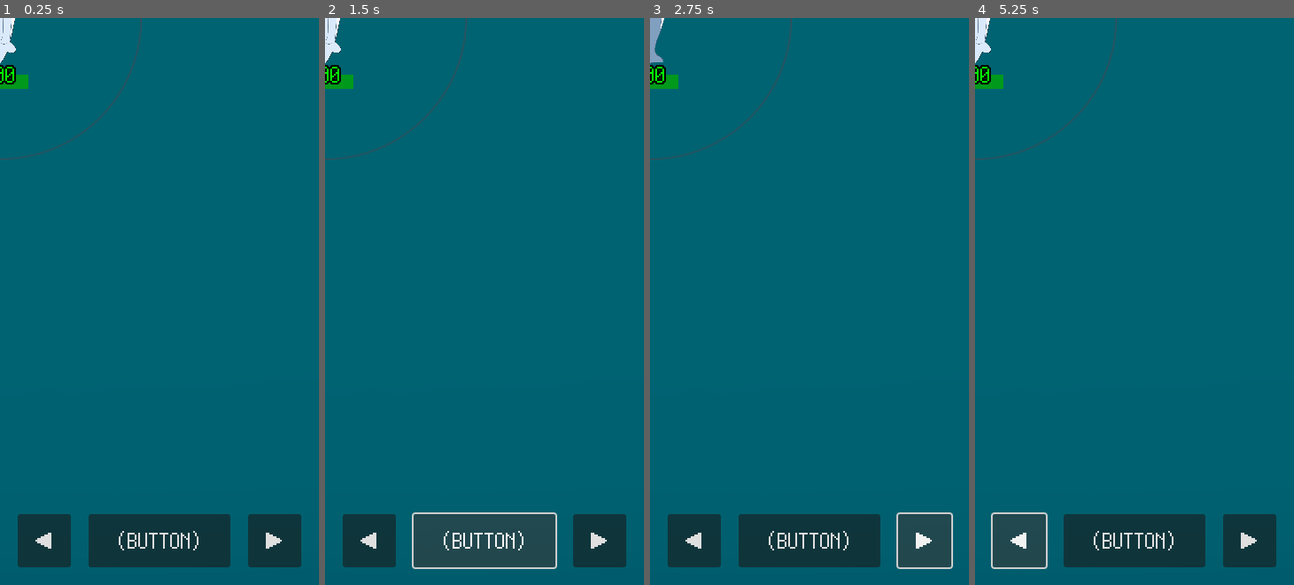
Above: before the commit, frames 1-4 (left to right).
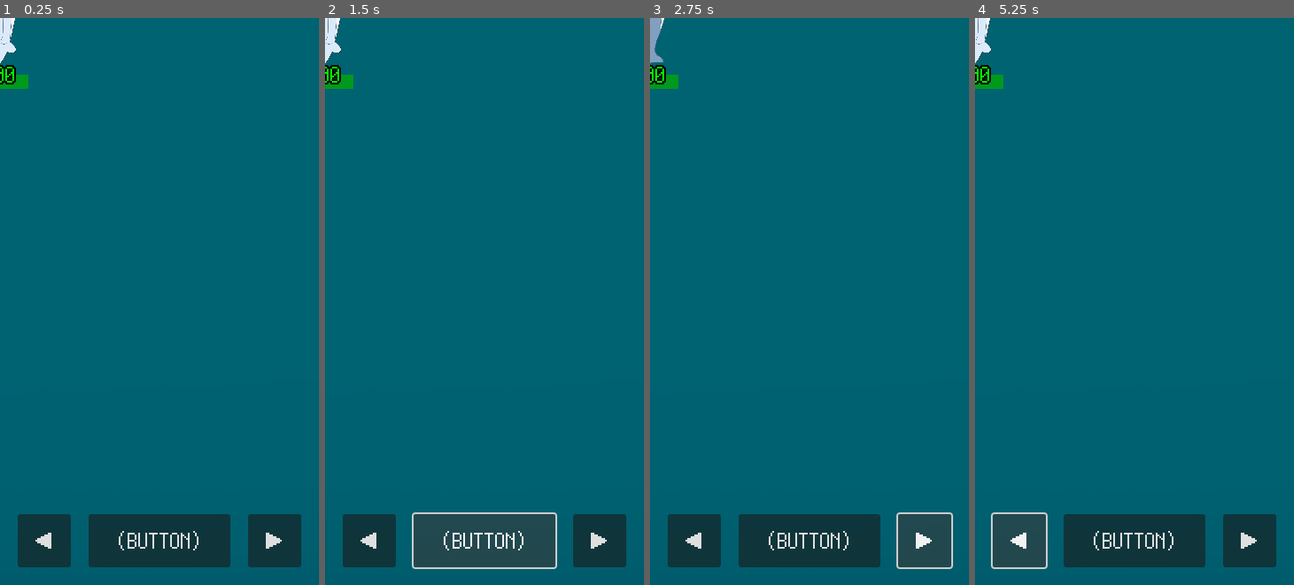
Above: after the commit, the same moments.

Repository: kamikoloss/sharking
Game: Godot game, scene res://scenes/debug.tscn
Two runs of this game, one before a commit and one after it. Both use one fixed random seed, a clock stepped at 60 frames per second and the inputs below. This scene is started directly instead of the project's main scene.
Inputs:
- Up to frame 1 (0.25 s): no input
- Up to frame 2 (1.5 s): click "◀" at 0.5 s; click "(BUTTON)" at 1.25 s
- Up to frame 3 (2.75 s): click "▶" at 2 s
- Up to frame 4 (5.25 s): click "◀" at 2.75 s; click "(BUTTON)" at 3.5 s; click "▶" at 4.25 s; click "◀" at 5 s

The runs differ from the first frame. In frame 1, 0.2% of the frame differs, in the area x 0-45%, y 0-25%; in frame 2, 0.2%; in frame 3, 0.2%; in frame 4, 0.2%.

Commit message:
Hero のスポーン位置をランダムにした

Diff:
--- a/scenes/client.tscn
+++ b/scenes/client.tscn
@@ -11,14 +11,14 @@
 _ws_client = NodePath("WebSocketClient")
 _level = NodePath("Level")
 _hero_scene = ExtResource("5_e5wad")
-_button_center = NodePath("CanvasLayer/Control/ButtonCenter")
-_button_left = NodePath("CanvasLayer/Control/ButtonLeft")
-_button_right = NodePath("CanvasLayer/Control/ButtonRight")
-_label_raking = NodePath("CanvasLayer/Control/Debug/Server/LabelRanking")
-_debug_label_game_mode = NodePath("CanvasLayer/Control/Debug/Client/LabelGameMode")
-_debug_label_peer_id = NodePath("CanvasLayer/Control/Debug/Client/LabelPeerId")
-_debug_label_hero_move_state = NodePath("CanvasLayer/Control/Debug/Client/LabelHeroMoveState")
-_debug_label_hero_charge = NodePath("CanvasLayer/Control/Debug/Client/LabelHeroCharge")
+_button_center = NodePath("CanvasLayer/Buttons/ButtonCenter")
+_button_left = NodePath("CanvasLayer/Buttons/ButtonLeft")
+_button_right = NodePath("CanvasLayer/Buttons/ButtonRight")
+_label_raking = NodePath("CanvasLayer/Labels/Server/LabelRanking")
+_debug_label_game_mode = NodePath("CanvasLayer/Labels/Client/LabelGameMode")
+_debug_label_peer_id = NodePath("CanvasLayer/Labels/Client/LabelPeerId")
+_debug_label_hero_move_state = NodePath("CanvasLayer/Labels/Client/LabelHeroMoveState")
+_debug_label_hero_charge = NodePath("CanvasLayer/Labels/Client/LabelHeroCharge")
 
 [node name="WebSocketClient" parent="." instance=ExtResource("2_gpgyy")]
 
@@ -26,13 +26,13 @@
 
 [node name="CanvasLayer" type="CanvasLayer" parent="."]
 
-[node name="Control" type="Control" parent="CanvasLayer"]
+[node name="Buttons" type="Control" parent="CanvasLayer"]
 layout_mode = 3
 anchors_preset = 0
 offset_right = 360.0
 offset_bottom = 640.0
 
-[node name="ButtonLeft" type="Button" parent="CanvasLayer/Control"]
+[node name="ButtonLeft" type="Button" parent="CanvasLayer/Buttons"]
 layout_mode = 0
 offset_left = 20.0
 offset_top = 560.0
@@ -41,7 +41,7 @@
 theme = ExtResource("6_63squ")
 text = "◀"
 
-[node name="ButtonCenter" type="Button" parent="CanvasLayer/Control"]
+[node name="ButtonCenter" type="Button" parent="CanvasLayer/Buttons"]
 layout_mode = 0
 offset_left = 100.0
 offset_top = 560.0
@@ -50,7 +50,7 @@
 theme = ExtResource("6_63squ")
 text = "(BUTTON)"
 
-[node name="ButtonRight" type="Button" parent="CanvasLayer/Control"]
+[node name="ButtonRight" type="Button" parent="CanvasLayer/Buttons"]
 layout_mode = 0
 offset_left = 280.0
 offset_top = 560.0
@@ -59,31 +59,32 @@
 theme = ExtResource("6_63squ")
 text = "▶"
 
-[node name="Debug" type="Control" parent="CanvasLayer/Control"]
+[node name="Labels" type="Control" parent="CanvasLayer"]
+layout_mode = 3
 anchors_preset = 0
 offset_top = 10.0
 offset_bottom = 10.0
 
-[node name="Version" type="VBoxContainer" parent="CanvasLayer/Control/Debug"]
+[node name="Version" type="VBoxContainer" parent="CanvasLayer/Labels"]
 layout_mode = 0
 offset_right = 720.0
 offset_bottom = 160.0
 scale = Vector2(0.5, 0.5)
 theme_override_constants/separation = 5
 
-[node name="Label" type="Label" parent="CanvasLayer/Control/Debug/Version"]
+[node name="Label" type="Label" parent="CanvasLayer/Labels/Version"]
 layout_mode = 2
 theme = ExtResource("6_63squ")
 text = "SHARKING"
 horizontal_alignment = 1
 
-[node name="Label2" type="Label" parent="CanvasLayer/Control/Debug/Version"]
+[node name="Label2" type="Label" parent="CanvasLayer/Labels/Version"]
 layout_mode = 2
 theme = ExtResource("6_63squ")
 text = "v0.1.0"
 horizontal_alignment = 1
 
-[node name="Server" type="VBoxContainer" parent="CanvasLayer/Control/Debug"]
+[node name="Server" type="VBoxContainer" parent="CanvasLayer/Labels"]
 layout_mode = 0
 offset_left = 10.0
 offset_right = 170.0
@@ -91,12 +92,12 @@
 scale = Vector2(0.5, 0.5)
 theme_override_constants/separation = 5
 
-[node name="Label" type="Label" parent="CanvasLayer/Control/Debug/Server"]
+[node name="Label" type="Label" parent="CanvasLayer/Labels/Server"]
 layout_mode = 2
 theme = ExtResource("6_63squ")
 text = "<RANKING>"
 
-[node name="LabelRanking" type="Label" parent="CanvasLayer/Control/Debug/Server"]
+[node name="LabelRanking" type="Label" parent="CanvasLayer/Labels/Server"]
 layout_mode = 2
 theme = ExtResource("6_63squ")
 text = "P1111: 9999
@@ -108,7 +109,7 @@
 P7777: 9999
 P8888: 9999"
 
-[node name="Client" type="VBoxContainer" parent="CanvasLayer/Control/Debug"]
+[node name="Client" type="VBoxContainer" parent="CanvasLayer/Labels"]
 layout_mode = 0
 offset_left = 270.0
 offset_right = 430.0
@@ -116,27 +117,27 @@
 scale = Vector2(0.5, 0.5)
 theme_override_constants/separation = 5
 
-[node name="Label" type="Label" parent="CanvasLayer/Control/Debug/Client"]
+[node name="Label" type="Label" parent="CanvasLayer/Labels/Client"]
 layout_mode = 2
 theme = ExtResource("6_63squ")
 text = "<DEBUG>"
 
-[node name="LabelGameMode" type="Label" parent="CanvasLayer/Control/Debug/Client"]
+[node name="LabelGameMode" type="Label" parent="CanvasLayer/Labels/Client"]
 layout_mode = 2
 theme = ExtResource("6_63squ")
 text = "MOD:XXXX"
 
-[node name="LabelPeerId" type="Label" parent="CanvasLayer/Control/Debug/Client"]
+[node name="LabelPeerId" type="Label" parent="CanvasLayer/Labels/Client"]
 layout_mode = 2
 theme = ExtResource("6_63squ")
 text = "PID:XXXX"
 
-[node name="LabelHeroMoveState" type="Label" parent="CanvasLayer/Control/Debug/Client"]
+[node name="LabelHeroMoveState" type="Label" parent="CanvasLayer/Labels/Client"]
 layout_mode = 2
 theme = ExtResource("6_63squ")
 text = "MST:XXXX"
 
-[node name="LabelHeroCharge" type="Label" parent="CanvasLayer/Control/Debug/Client"]
+[node name="LabelHeroCharge" type="Label" parent="CanvasLayer/Labels/Client"]
 layout_mode = 2
 theme = ExtResource("6_63squ")
 text = "CHR:0.00"
--- a/scenes/hero.tscn
+++ b/scenes/hero.tscn
@@ -13,7 +13,7 @@
 [sub_resource type="CircleShape2D" id="CircleShape2D_lxfer"]
 radius = 40.0
 
-[node name="Hero" type="Area2D" node_paths=PackedStringArray("_camera", "_sprite", "_control", "_exp_label", "_health_label", "_health_bar", "_arrow", "_arrow_square", "_arrow_square_ct", "_arrow_square_bg")]
+[node name="Hero" type="Area2D" node_paths=PackedStringArray("_camera", "_sprite", "_control", "_exp_label", "_health_label", "_health_bar", "_arrow", "_arrow_square", "_arrow_square_ct", "_arrow_square_bg", "_rader")]
 script = ExtResource("1_ifnkb")
 _camera = NodePath("Camera2D")
 _sprite = NodePath("Sprite2D")
@@ -25,6 +25,7 @@
 _arrow_square = NodePath("Control/Arrow/Square")
 _arrow_square_ct = NodePath("Control/Arrow/SquareCt")
 _arrow_square_bg = NodePath("Control/Arrow/SquareBg")
+_rader = NodePath("Control/Rader")
 _texture_hero_main = ExtResource("2_mm6xn")
 _texture_hero_other = ExtResource("3_haphq")
 _texture_hero_bot = ExtResource("4_bbqww")
@@ -137,6 +138,7 @@
 
 [node name="Triangle2" type="TextureRect" parent="Control/Rader"]
 self_modulate = Color(1, 0, 0, 0.501961)
+layout_mode = 0
 offset_left = -5.0
 offset_top = -165.0
 offset_right = 5.0
--- a/scripts/client.gd
+++ b/scripts/client.gd
@@ -174,7 +174,7 @@
 	hero_instance.is_client = true
 	hero_instance.is_local = true
 	hero_instance.exp_point = 0
-	hero_instance.position = Vector2.ZERO # TODO
+	hero_instance.position = Vector2(randf_range(-512.0, 512.0), randf_range(-512.0, 512.0))
 	add_child(hero_instance)
 
 	_main_hero = hero_instance
--- a/scripts/exp.gd
+++ b/scripts/exp.gd
@@ -56,8 +56,8 @@
 		# Client から受信したデータを元に Level が手動で破壊する
 	# Wall
 	if area.is_in_group("Wall"):
-		# 流されすぎているので中央に戻る
-		self.position = Vector2(0.0, 0.0)
+		# 流されすぎているので中央付近に戻る
+		self.position = Vector2(randf_range(-256.0, 256.0), randf_range(-256.0, 256.0))
 		_start_move()
 
 
--- a/scripts/hero.gd
+++ b/scripts/hero.gd
@@ -68,6 +68,7 @@
 @export var _arrow_square: TextureRect # 矢印の棒 (タメ)
 @export var _arrow_square_ct: TextureRect # 矢印の棒 (クールタイム)
 @export var _arrow_square_bg: TextureRect # 矢印の棒 (タメ背景)
+@export var _rader: Control
 
 @export var _texture_hero_main: Texture
 @export var _texture_hero_other: Texture
@@ -104,6 +105,7 @@
 	else:
 		_camera.enabled = false
 		_arrow.visible = false
+		_rader.visible = false
 
 
 func _process(delta: float) -> void:
